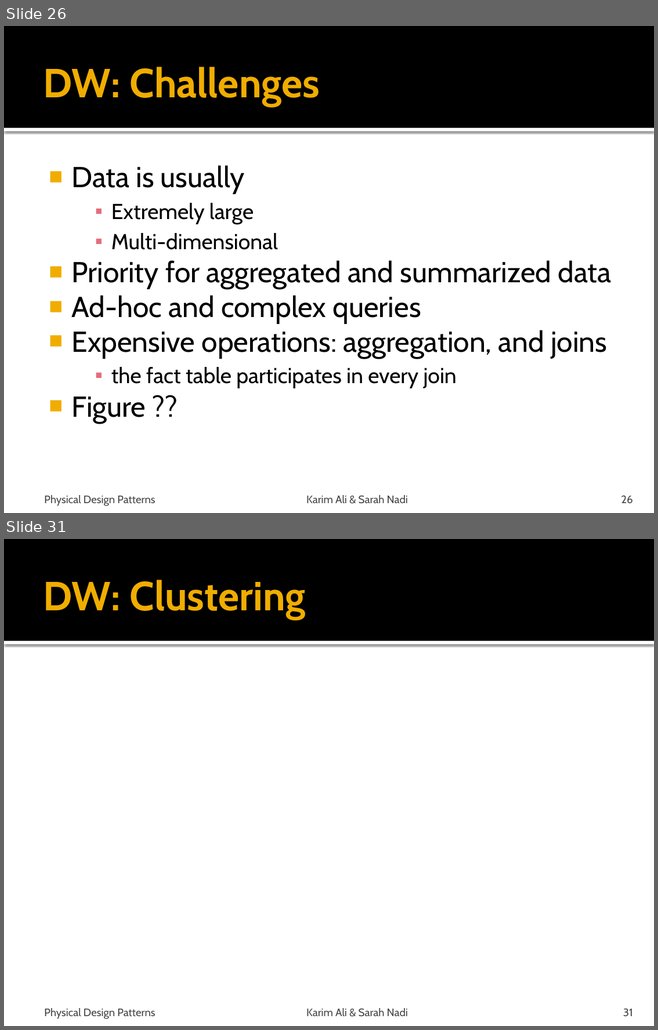
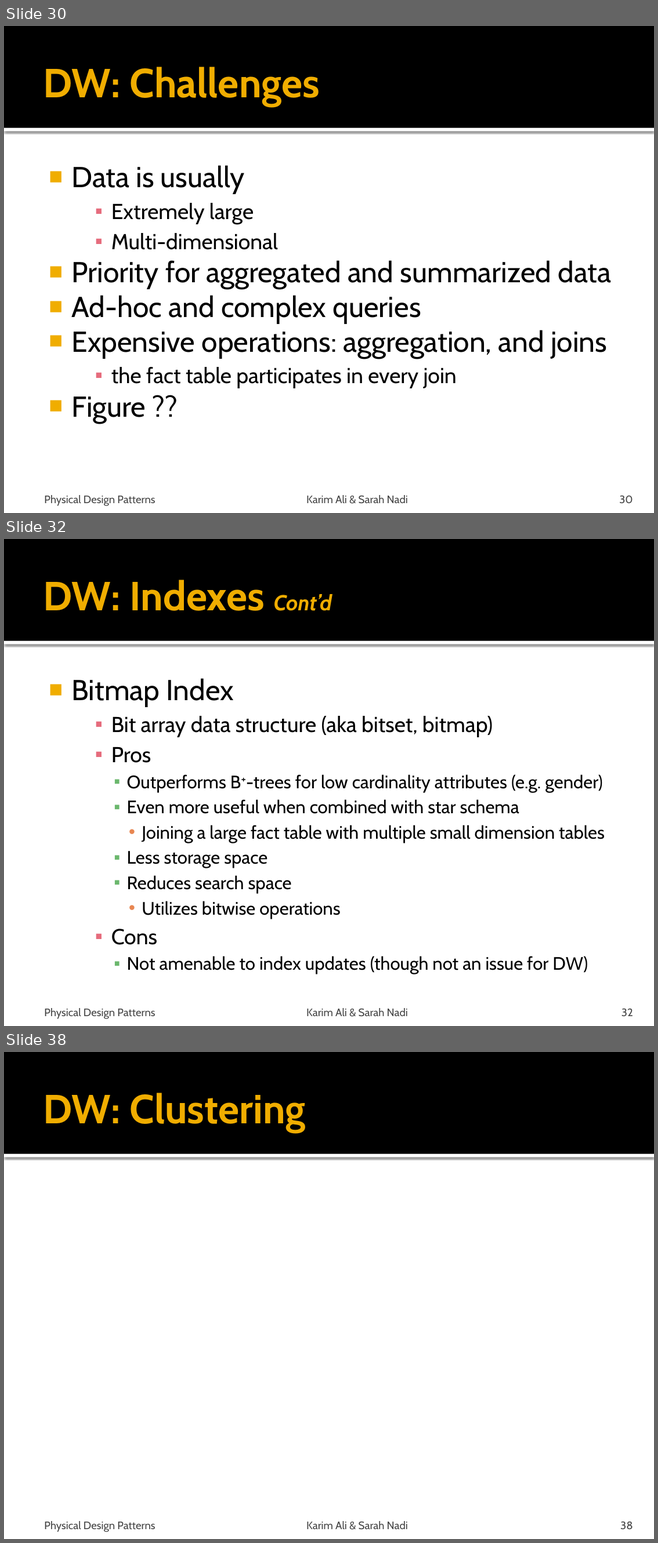
Before and after one commit to snadi/cs848-db, a slide deck: cs848-db/PhysDesignPres.pptx. Shown one above the other, each under a label of ours: slides 26 and 31 before the commit, slides 30, 32 and 38 after it; the slides between them are not shown. The pictures are 658x1030 and 658x1543 pixels, drawn with LibreOffice and Linux fonts; fonts in the diff are those of the drawing. Boxes give left, top, right and bottom in pixels: in the first picture for what was removed or moved away, otherwise in the second. Text is boxed around its words. In the diff, an @@ line names an element or a change of style, - is before the commit and + after.

```diff
--- a/cs848-db/PhysDesignPres.pptx
+++ b/cs848-db/PhysDesignPres.pptx
@@ slide 32 added at (4, 539, 654, 1026), background #FFFFFF; not listed: 2 template elements that a slide beside it also shows @@
@@ title added at (43, 580, 332, 611), 45 pt, text #F0AD00, bold @@
+DW: Indexes Cont’d
@@ text added at (71, 678, 604, 975), 20 pt, text #000000 @@
+■ Bitmap Index
+    ▪ Bit array data structure (aka bitset, bitmap)
+    ▪ Pros
+      ▪ Outperforms B+-trees for low cardinality attributes (e.g. gender)
+      ▪ Even more useful when combined with star schema
+        • Joining a large fact table with multiple small dimension tables
+      ▪ Less storage space
+      ▪ Reduces search space
+        • Utilizes bitwise operations
+    ▪ Cons
+      ▪ Not amenable to index updates (though not an issue for DW)
@@ text added at (44, 1008, 155, 1019), 12 pt, text #454545 @@
+Physical Design Patterns
@@ text added at (306, 1008, 408, 1017), 12 pt, text #454545 @@
+Karim Ali & Sarah Nadi
@@ page number added at (621, 1008, 633, 1016), 12 pt, text #454545 @@
+32
@@ what was slide 26 is now slide 30 @@
@@ page number at (619, 495, 633, 504): text changed @@
-26
+30
@@ what was slide 31 is now slide 38 @@
@@ page number at (620, 1521, 633, 1530): text changed @@
-31
+38
```
Also in this commit, not shown: 4 slides changed, 6 other slides added.
